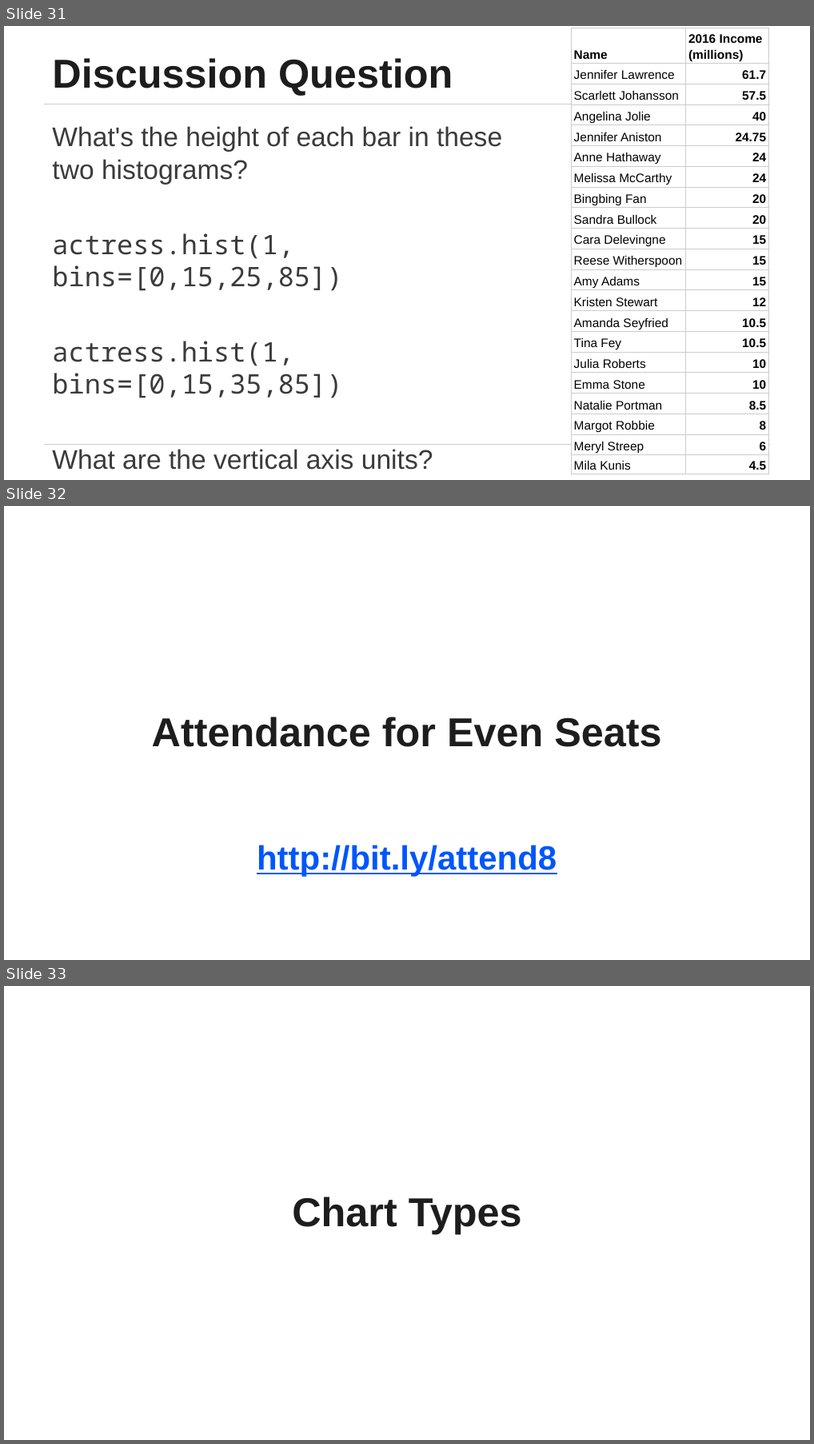
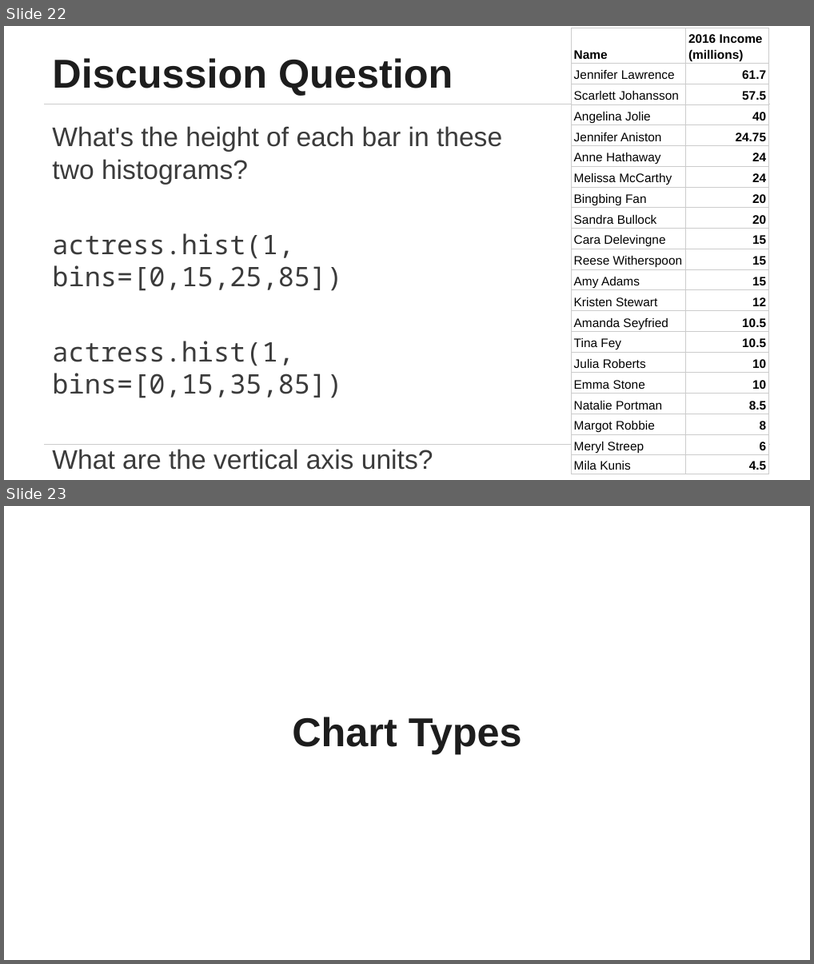
Before and after one commit to stat108ds/current-CS108, a slide deck: modules/module 3/module 3.pptx. Shown one above the other, each under a label of ours: slides 31, 32 and 33 before the commit, slides 22 and 23 after it. The pictures are 814x1444 and 814x964 pixels, drawn with LibreOffice and Linux fonts; fonts in the diff are those of the drawing. Boxes give left, top, right and bottom in pixels: in the first picture for what was removed or moved away, otherwise in the second. Text is boxed around its words. In the diff, an @@ line names an element or a change of style, - is before the commit and + after.

```diff
--- a/modules/module 3/module 3.pptx
+++ b/modules/module 3/module 3.pptx
@@ slide 32 removed at box(4, 506, 810, 960), background #FFFFFF @@
@@ title removed at box(152, 716, 662, 747) @@
-Attendance for Even Seats
@@ text removed at box(257, 844, 557, 876) @@
-http://bit.ly/attend8
@@ what was slide 31 is now slide 22 @@
@@ what was slide 33 is now slide 23 @@
```
Also in this commit, not shown: 2 slides added, 9 other slides removed, 6 other files.
